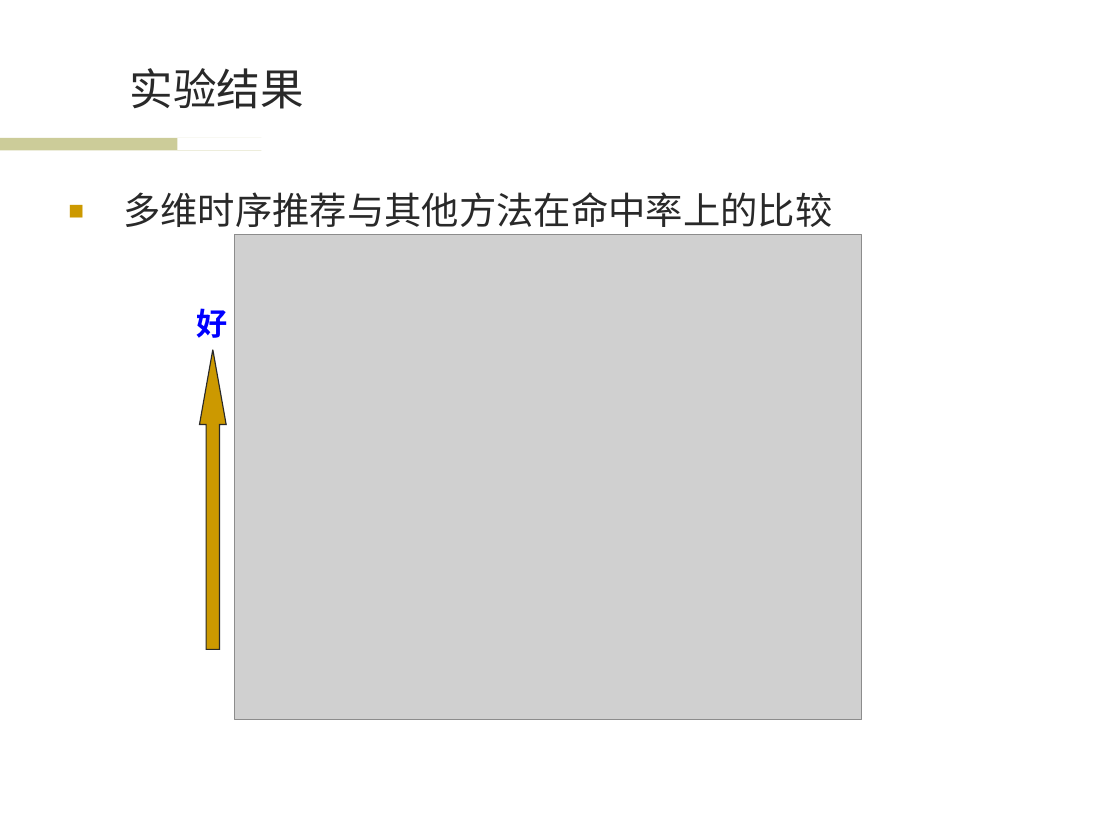
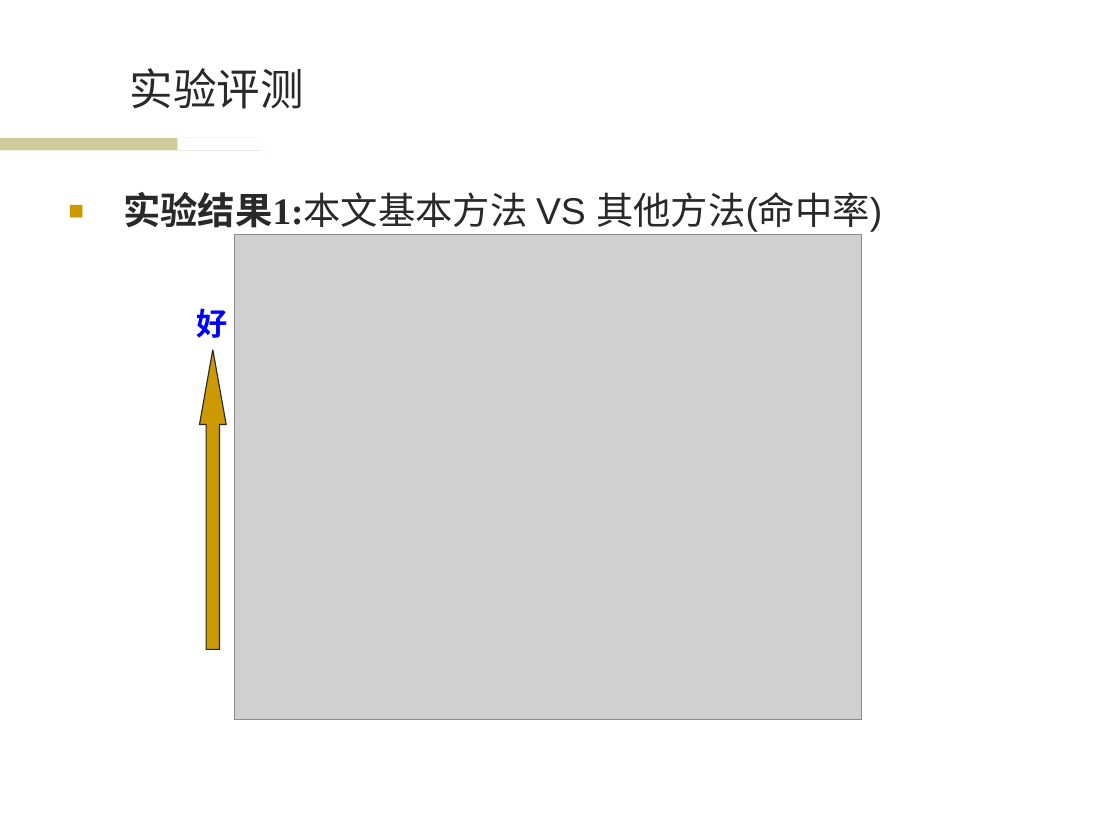
Before and after one commit to wwssttt/NJUThesis, a slide deck: slide 14 of ppt/一种基于时间序列分析的个性化音乐推荐系统及其实现.ppt. Drawn at 1120x840 pixels with LibreOffice and Linux fonts; fonts in the diff are those of the drawing; grey boxes stand for pictures; background and template pictures are left out. Boxes give left, top, right and bottom in pixels: in the first picture for what was removed or moved away, otherwise in the second. Text is boxed around its words. In the diff, an @@ line names an element or a change of style, - is before the commit and + after.

```diff
--- a/ppt/一种基于时间序列分析的个性化音乐推荐系统及其实现.ppt
+++ b/ppt/一种基于时间序列分析的个性化音乐推荐系统及其实现.ppt
@@ title at [130, 68, 304, 109]: text changed @@
-实验结果
+实验评测
@@ text at [123, 192, 882, 235]: text changed @@
-■ 多维时序推荐与其他方法在命中率上的比较
+■ 实验结果1:本文基本方法 VS 其他方法(命中率)
```
Also in this commit, not shown: 11 other slides changed.
